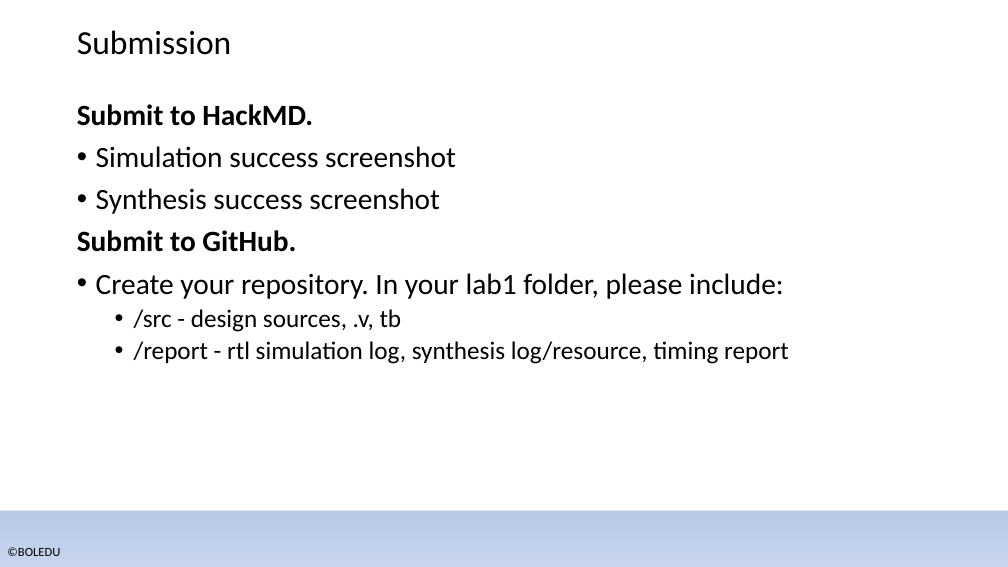
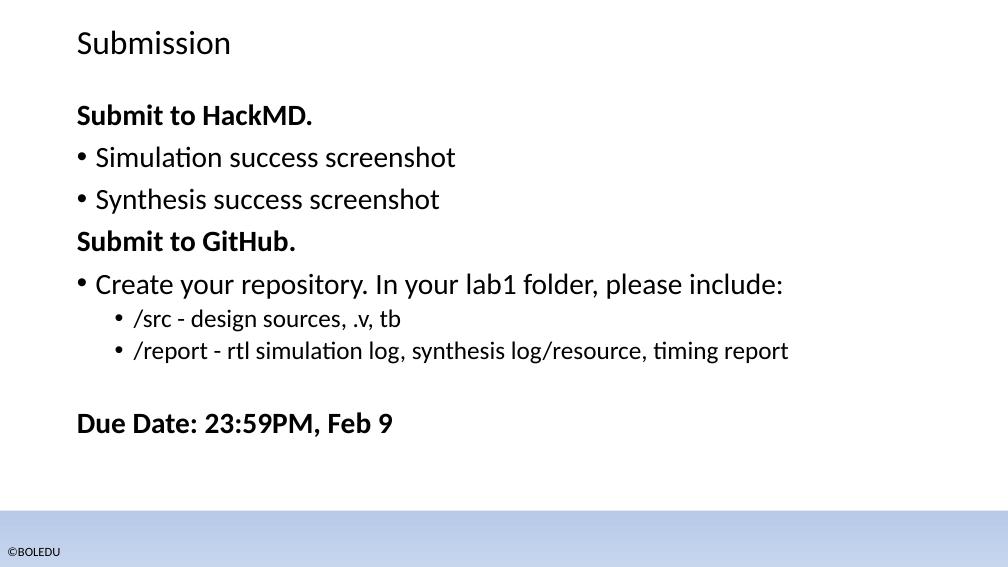
Before and after one commit to roo-nju/hkust-soc-lab, a slide deck: slide 25 of Lab1/Lab1 Workbook-Tool Installation.pptx. Drawn at 1008x567 pixels with LibreOffice and Linux fonts; fonts in the diff are those of the drawing; background and template pictures are left out. Boxes give left, top, right and bottom in pixels: in the first picture for what was removed or moved away, otherwise in the second. Text is boxed around its words. In the diff, an @@ line names an element or a change of style, - is before the commit and + after.

```diff
--- a/Lab1/Lab1 Workbook-Tool Installation.pptx
+++ b/Lab1/Lab1 Workbook-Tool Installation.pptx
@@ text at [77,412,393,437]: paragraph added @@
+Due Date: 23:59PM, Feb 9
```
